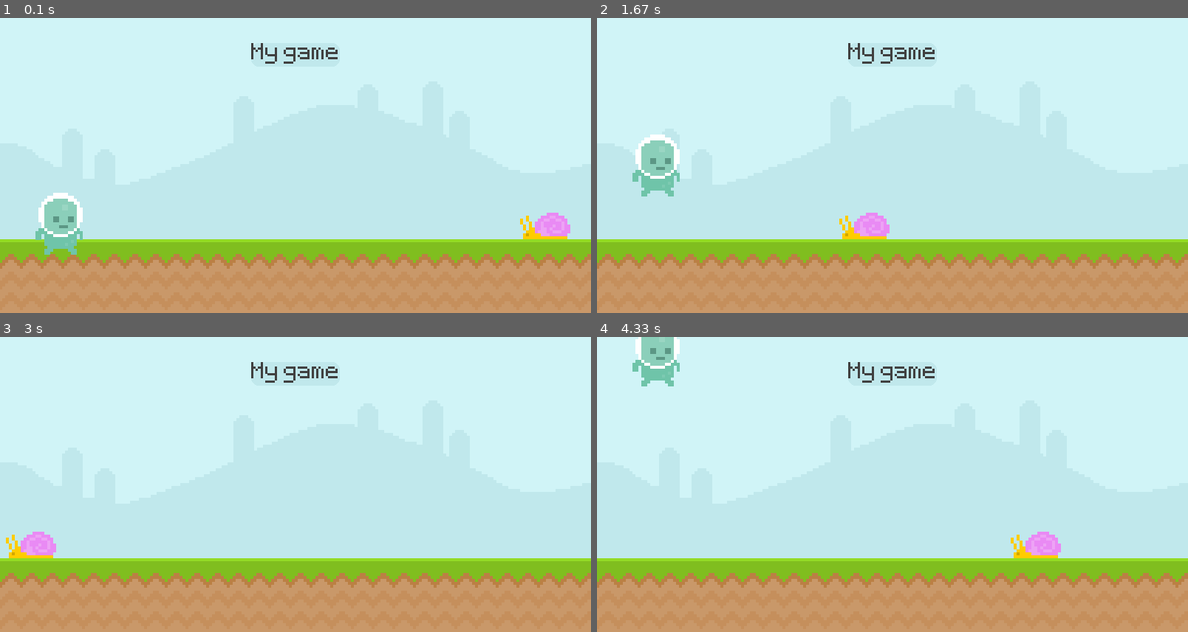
Above: before the commit, frames 1-4 (two rows, left to right).
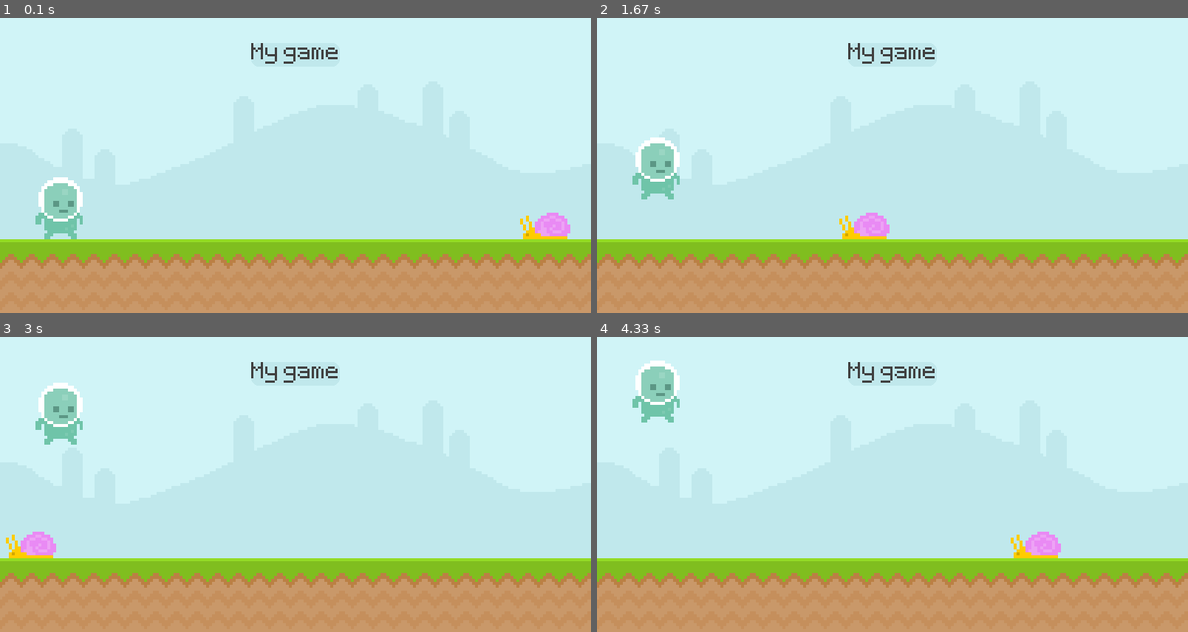
Above: after the commit, the same moments.

Repository: p2well/playground-pygame
Game: pygame game, started from game-runner.py
Two runs of this game, one before a commit and one after it. Both use one fixed random seed, a clock stepped at 60 frames per second and the inputs below.
Inputs (mouse positions are in pixels of both pictures, inside the frame that each line leads up to):
- Up to frame 1 (0.1 s): no input
- Up to frame 2 (1.67 s): tap Space at 0.33, 1.07, 1.37 s; click (656, 71) at 0.72 s
- Up to frame 3 (3 s): click (59, 525) at 1.88 s; tap Space at 2.23, 2.53 s
- Up to frame 4 (4.33 s): tap Space at 3.3, 4.07 s

The runs differ from the first frame. In frame 1, 1.3% of the frame differs, in the area x 6-14%, y 54-81%; in frame 2, 0.4%; in frame 3, 1.3%; in frame 4, 1.9%, in the area x 6-14%, y 0-29%.

Commit message:
Implement different game states

Diff:
--- a/game-runner.py
+++ b/game-runner.py
@@ -6,6 +6,7 @@
 pygame.display.set_caption('Runner')
 clock = pygame.time.Clock()
 test_font = pygame.font.Font('fonts/pixeltype.ttf', 50)
+game_active = True
 
 sky_surf = pygame.image.load('graphics/sky.png').convert()
 ground_surf = pygame.image.load('graphics/ground.png').convert()
@@ -25,28 +26,42 @@
         if event.type == pygame.QUIT:
             pygame.quit()
             exit()
-        if event.type == pygame.MOUSEBUTTONDOWN:
-            if player_rect.collidepoint(event.pos):
-                player_gravity = -20
-        if event.type == pygame.KEYDOWN:
-            if event.key == pygame.K_SPACE:
-                player_gravity = -20
+        if game_active:
+            if event.type == pygame.MOUSEBUTTONDOWN:
+                if player_rect.collidepoint(event.pos) and player_rect.bottom >= 300:
+                    player_gravity = -20
+            if event.type == pygame.KEYDOWN:
+                if event.key == pygame.K_SPACE and player_rect.bottom >= 300:
+                    player_gravity = -20
+        else:
+            if event.type == pygame.KEYDOWN and event.key == pygame.K_SPACE:
+                game_active = True
+                snail_rect.left = 800
 
-    screen.blit(sky_surf, (0, 0))
-    screen.blit(ground_surf, (0, 300))
+    if game_active:
+        screen.blit(sky_surf, (0, 0))
+        screen.blit(ground_surf, (0, 300))
 
-    pygame.draw.rect(screen, "#c0e8ec", score_rect, 0, 10)
-    screen.blit(score_surf, score_rect)
+        pygame.draw.rect(screen, "#c0e8ec", score_rect, 0, 10)
+        screen.blit(score_surf, score_rect)
 
-    snail_rect.x -= 4
-    if snail_rect.right <= 0:
-        snail_rect.left = 800
-    screen.blit(snail_surf, snail_rect)
+        snail_rect.x -= 4
+        if snail_rect.right <= 0:
+            snail_rect.left = 800
+        screen.blit(snail_surf, snail_rect)
 
-    # Player
-    player_gravity += 1
-    player_rect.y += player_gravity
-    screen.blit(player_surf, player_rect)
+        # Player
+        player_gravity += 1
+        player_rect.y += player_gravity
+        if player_rect.bottom >= 300:
+            player_rect.bottom = 300
+        screen.blit(player_surf, player_rect)
+
+        # Collision detection
+        if snail_rect.colliderect(player_rect):
+            game_active = False
+    else:
+        screen.fill('Black')
 
     pygame.display.update()
     clock.tick(60)
